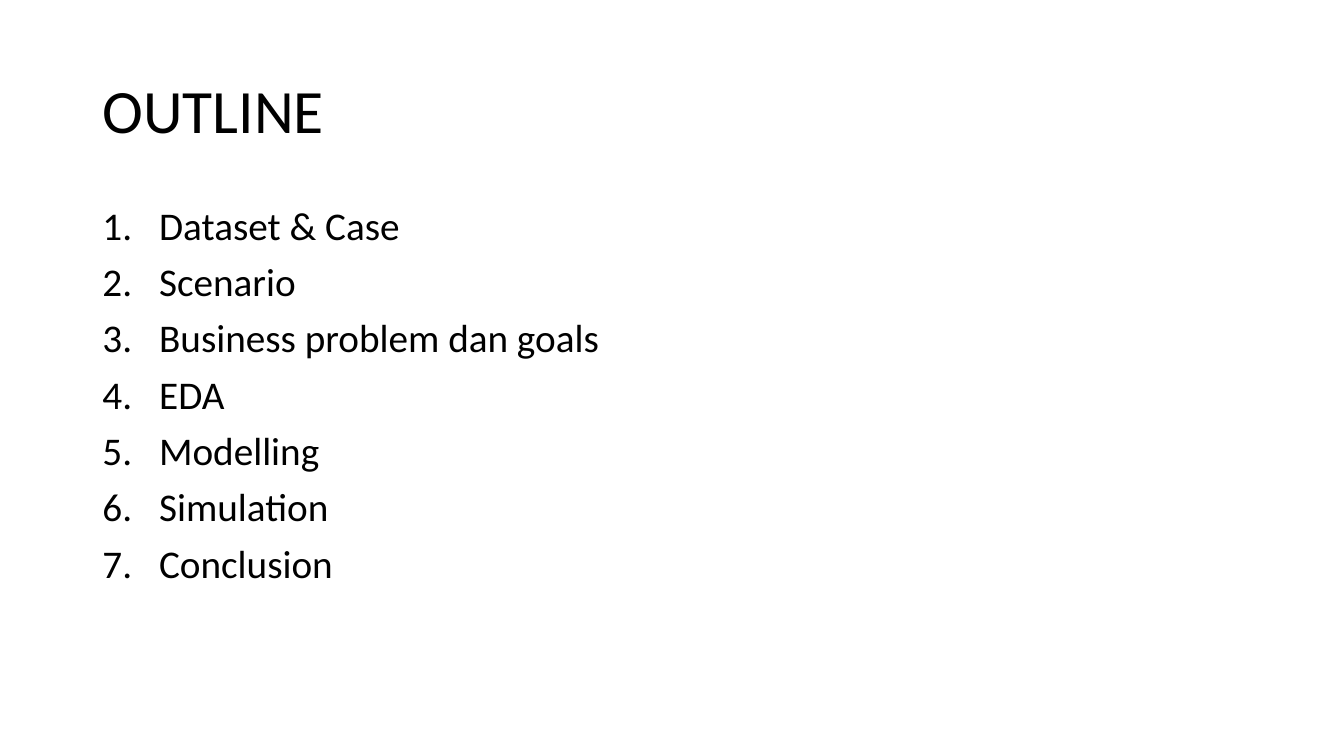
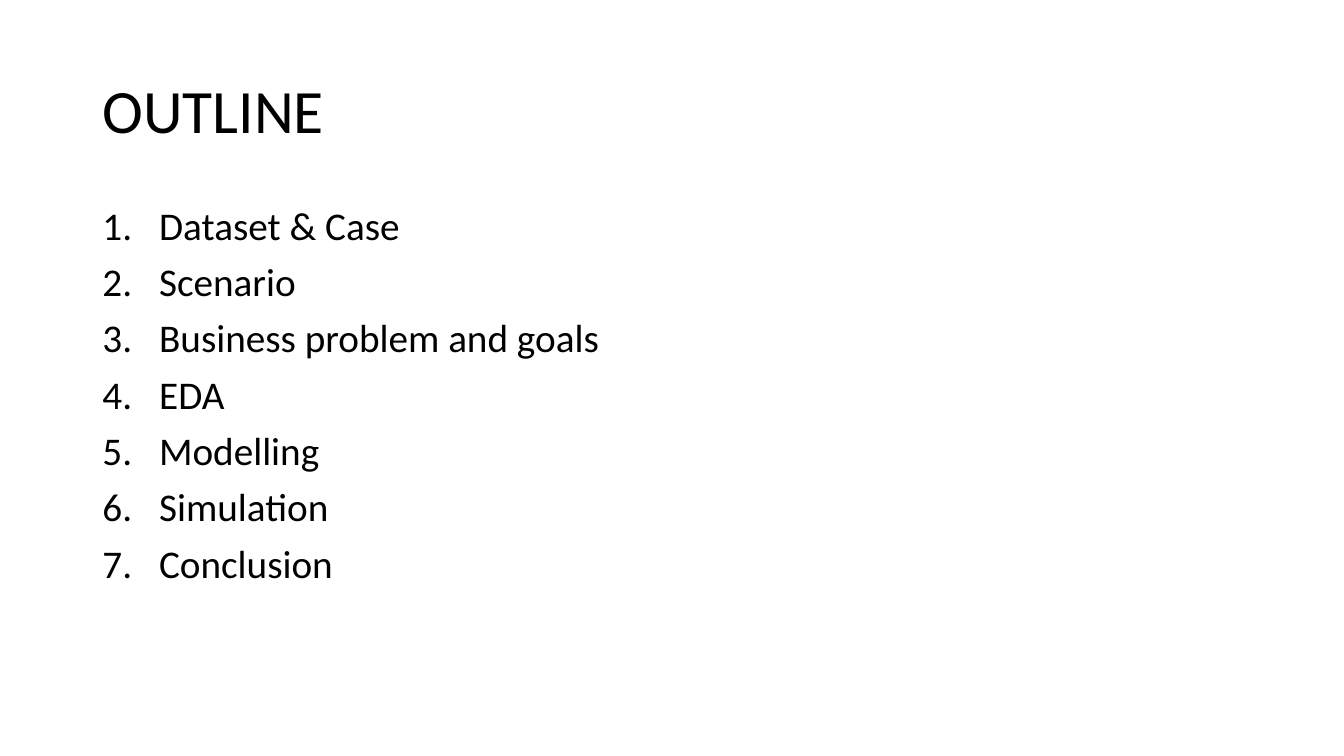
Before and after one commit to abdullahayas123/Tes-Model-Marketing-Scipy, a slide deck: slide 2 of Presentation-1.pptx. Drawn at 1344x756 pixels with LibreOffice and Linux fonts; fonts in the diff are those of the drawing. Boxes give left, top, right and bottom in pixels: in the first picture for what was removed or moved away, otherwise in the second. Text is boxed around its words. In the diff, an @@ line names an element or a change of style, - is before the commit and + after.

```diff
--- a/Presentation-1.pptx
+++ b/Presentation-1.pptx
@@ text at (159,324,599,359): text changed @@
-3. Business problem dan goals
+3. Business problem and goals
```
Also in this commit, not shown: 6 other slides changed, 2 slides added.
